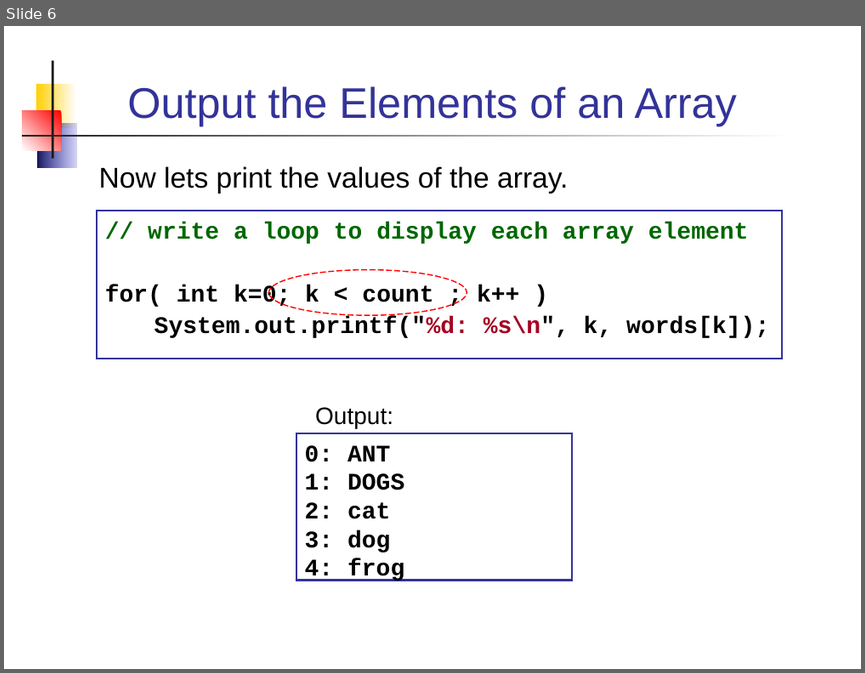
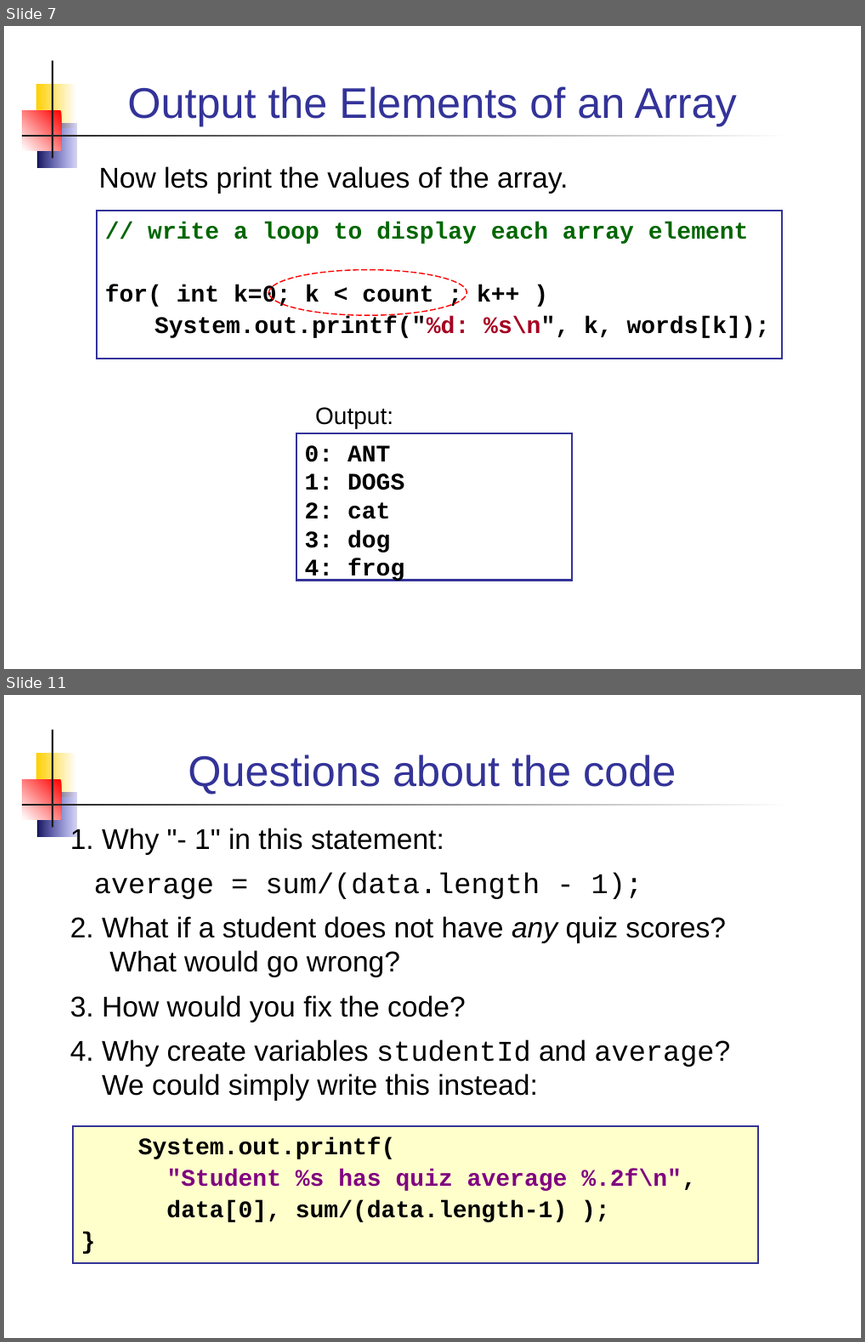
Before and after one commit to cpske/programming1, a slide deck: java-basics/18-Using-Arrays.ppt. Shown one above the other, each under a label of ours: slide 6 before the commit, slides 7 and 11 after it; the slides between them are not shown. The pictures are 865x673 and 865x1342 pixels, drawn with LibreOffice and Linux fonts; fonts in the diff are those of the drawing. Boxes give left, top, right and bottom in pixels: in the first picture for what was removed or moved away, otherwise in the second. Text is boxed around its words. In the diff, an @@ line names an element or a change of style, - is before the commit and + after.

```diff
--- a/java-basics/18-Using-Arrays.ppt
+++ b/java-basics/18-Using-Arrays.ppt
@@ slide 11 added at box(4, 695, 861, 1338), background #FFFFFF; not listed: 5 template elements that a slide beside it also shows @@
@@ title added at box(188, 755, 676, 794), 36 pt, text #333399 @@
+Questions about the code
@@ text added at box(70, 826, 730, 1100), 24 pt, text #000000 @@
+1. Why "- 1" in this statement:
+average = sum/(data.length - 1);
+2. What if a student does not have any quiz scores?
+What would go wrong?
+3. How would you fix the code?
+4. Why create variables studentId and average?
+We could simply write this instead:
@@ rectangle added at box(73, 1126, 758, 1262), fill #FFFFCC, outline #333399 1.5 pt, 20 pt, text #000000, bold @@
+System.out.printf(
+"Student %s has quiz average %.2f\n",
+data[0], sum/(data.length-1) );
+}
@@ what was slide 6 is now slide 7 @@
```
Also in this commit, not shown: 9 slides changed, 4 other slides added, 1 slide removed, 6 other files.
